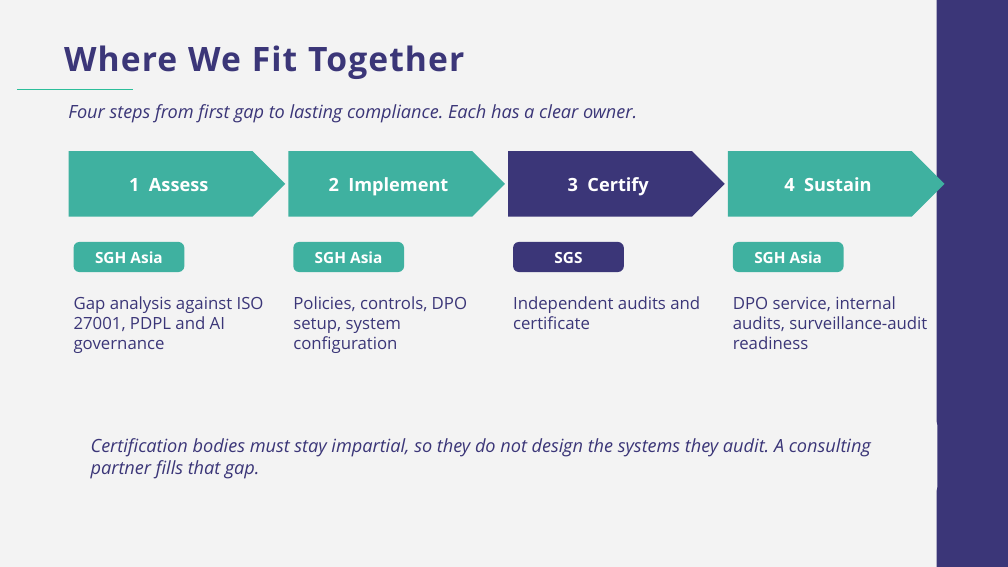
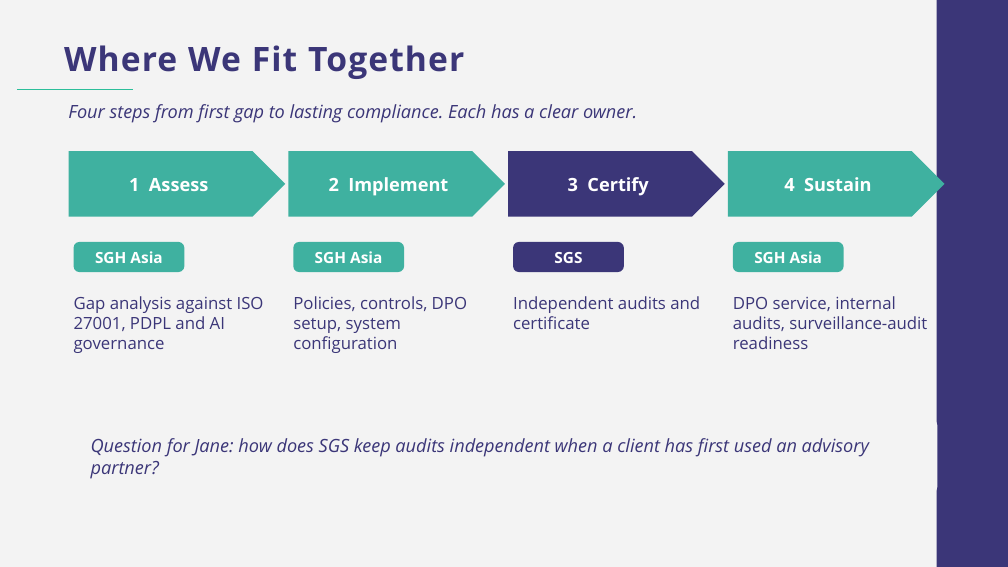
Before and after one commit to tranmyphuc/docs, a slide deck: slide 6 of SGH_Asia_SGS_Pitch_Deck.pptx. Drawn at 1008x567 pixels with LibreOffice and Linux fonts; fonts in the diff are those of the drawing; background and template pictures are left out. Boxes give left, top, right and bottom in pixels: in the first picture for what was removed or moved away, otherwise in the second. Text is boxed around its words. In the diff, an @@ line names an element or a change of style, - is before the commit and + after.

```diff
--- a/SGH_Asia_SGS_Pitch_Deck.pptx
+++ b/SGH_Asia_SGS_Pitch_Deck.pptx
@@ text at box(91, 438, 869, 479): text changed @@
-Certification bodies must stay impartial, so they do not design the systems they audit. A consulting partner fills that gap.
+Question for Jane: how does SGS keep audits independent when a client has first used an advisory partner?
```
Also in this commit, not shown: 5 other slides changed.
